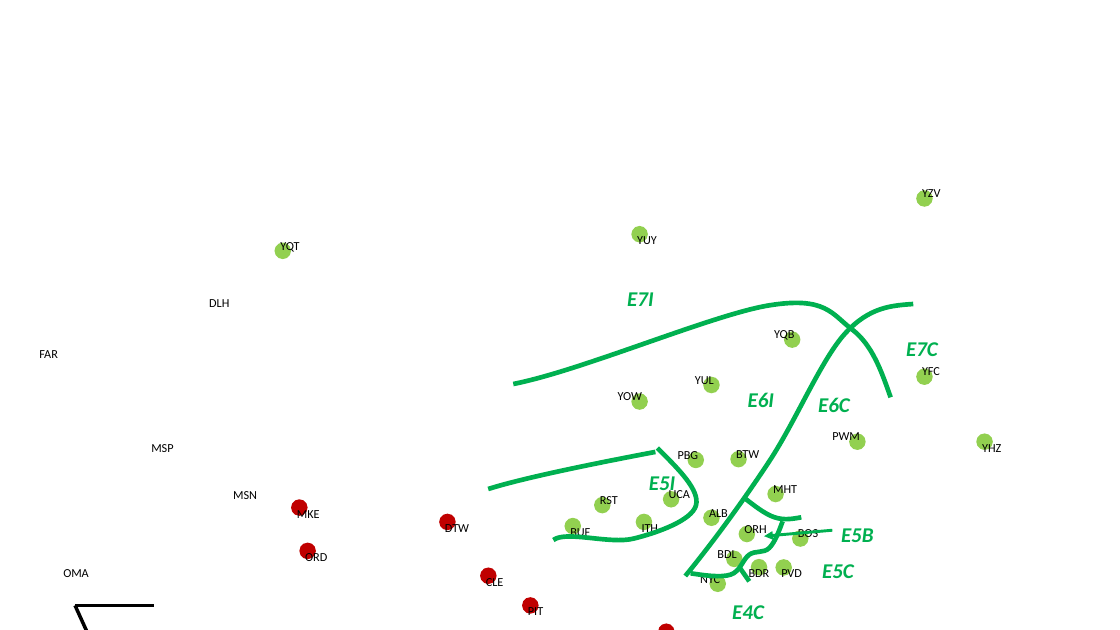
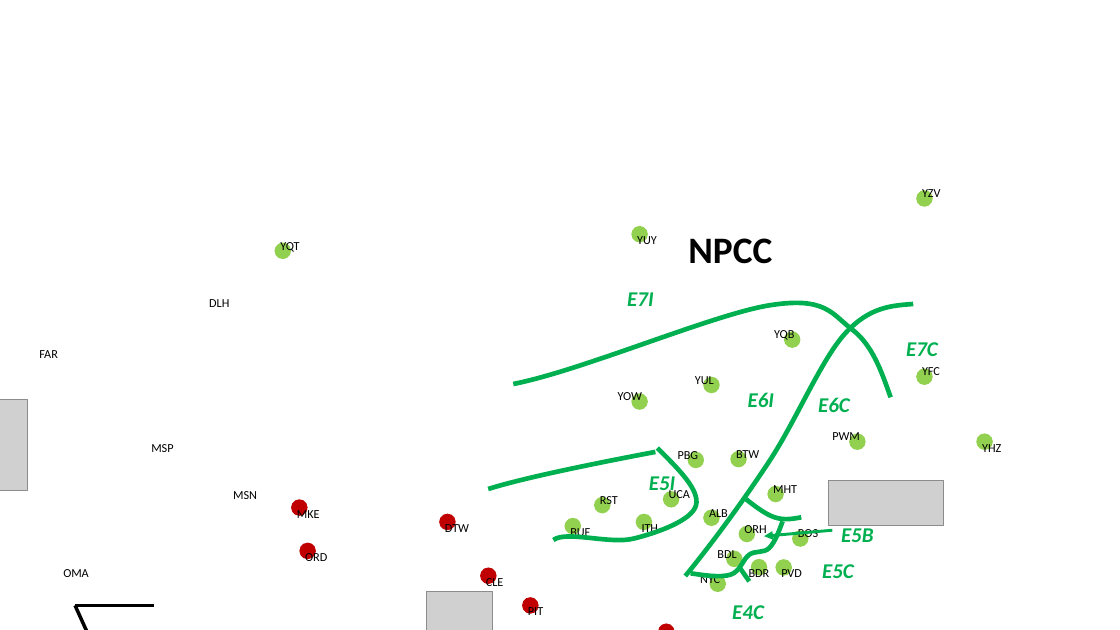
Before and after one commit to slacgismo/loadinsight, a slide deck: slide 2 of citymap.pptx. Drawn at 1120x630 pixels with LibreOffice and Linux fonts; fonts in the diff are those of the drawing; grey boxes stand for pictures; background and template pictures are left out. Boxes give left, top, right and bottom in pixels: in the first picture for what was removed or moved away, otherwise in the second. Text is boxed around its words. In the diff, an @@ line names an element or a change of style, - is before the commit and + after.

```diff
--- a/citymap.pptx
+++ b/citymap.pptx
@@ text added at [688, 238, 772, 264], 32 pt, text #000000, bold @@
+NPCC
@@ picture added at [0, 400, 27, 491] @@
@@ picture added at [828, 481, 944, 526] @@
@@ picture added at [426, 592, 492, 630] @@
```
Also in this commit, not shown: 4 other slides changed, 1 other file.
